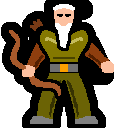
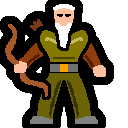
Layers edited between the first and the second w=128, h=128 image:
showed "left hand #2" over [93, 65, 106, 77]
showed "left arm #2" over [83, 43, 103, 71]
hid "bow #1" over [9, 30, 61, 96]
showed "bow #2" over [5, 24, 48, 97]
hid "right hand #3" over [22, 65, 35, 77]
hid "right arm #1" over [25, 39, 45, 71]
showed "right hand #2" over [14, 61, 27, 73]
showed "right arm #2" over [17, 43, 43, 69]
hid "left hand #1" over [101, 61, 114, 73]
hid "left arm #1" over [85, 43, 111, 69]
added layer "New Layer#1" above "cloakshad" over [17, 69, 51, 100]
hid "cloakshad" over [26, 73, 62, 99]
added layer "New Layer" above "face#1" over [0, 0, 114, 100]
hid "face#1", painted on it over [1, 0, 114, 100]
